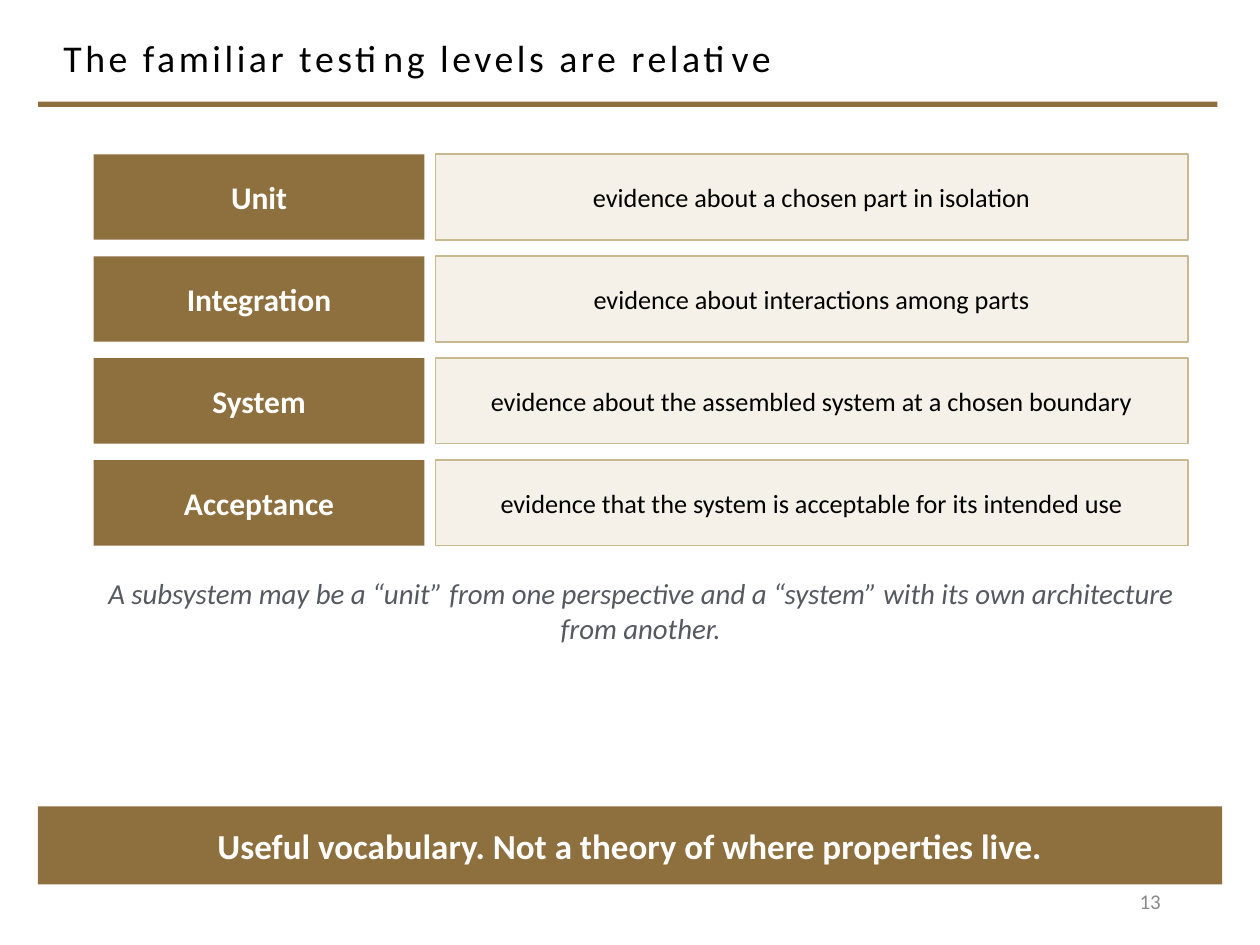
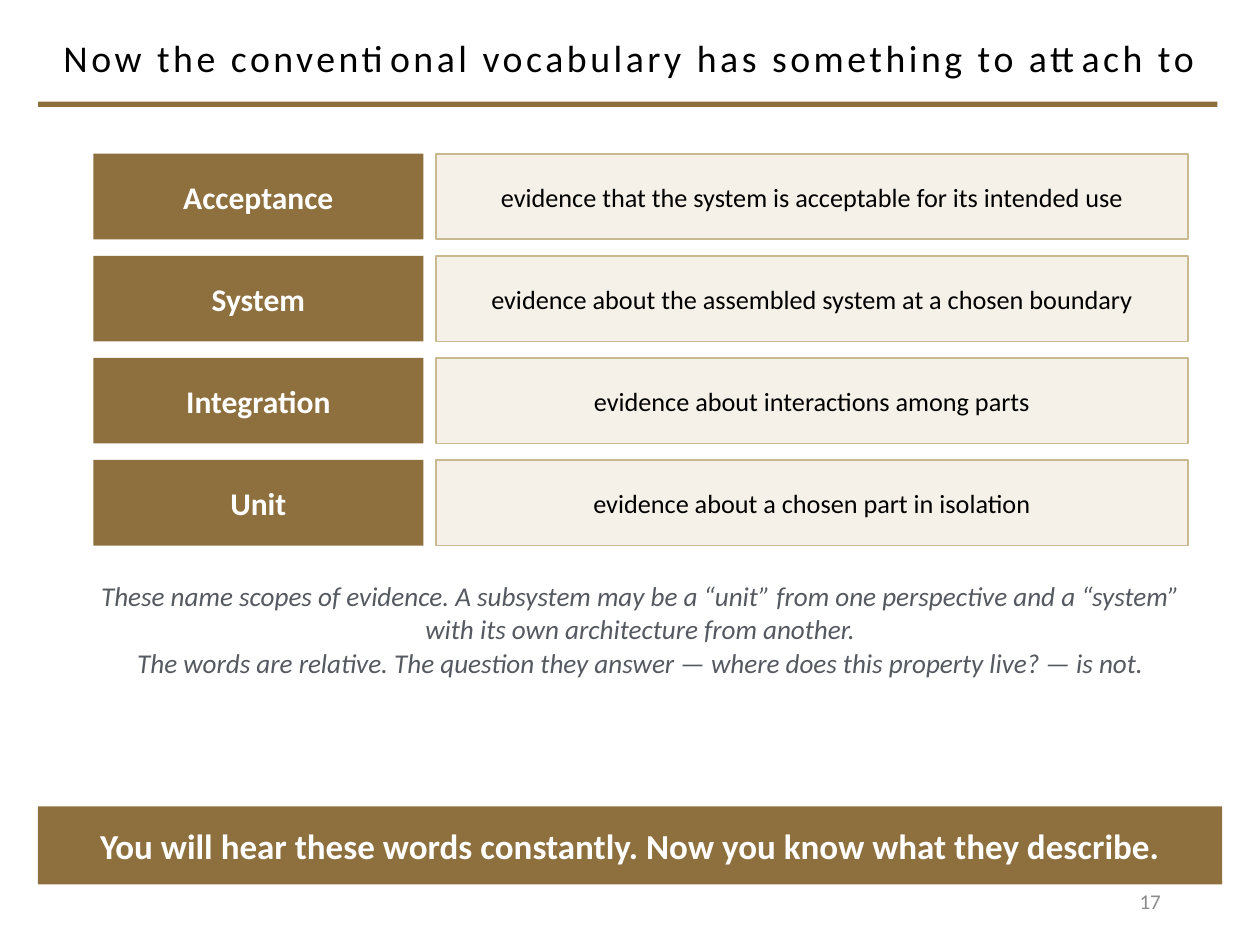
Before and after one commit to davisjam/model-based-agentic-software-engineering, a slide deck: slide 17 of course/lectures/act-1-foundations/08-validation/1-8-Validation.pptx (slide 13 before the commit). Drawn at 1260x945 pixels with LibreOffice and Linux fonts; fonts in the diff are those of the drawing; background and template pictures are left out. Boxes give left, top, right and bottom in pixels: in the first picture for what was removed or moved away, otherwise in the second. Text is boxed around its words. In the diff, an @@ line names an element or a change of style, - is before the commit and + after.

Commit message:
course(validation deck): §1–3 restructure — derive the V from specification, rebuild §3 around four evidence mechanisms

```diff
--- a/course/lectures/act-1-foundations/08-validation/1-8-Validation.pptx
+++ b/course/lectures/act-1-foundations/08-validation/1-8-Validation.pptx
@@ title at (63, 45, 1194, 79): text changed @@
-The familiar testing levels are relative
+Now the conventional vocabulary has something to attach to
@@ text in rectangle at (183, 188, 333, 214): text changed @@
-Unit
+Acceptance
@@ text in rectangle at (501, 188, 1122, 212): text changed @@
-evidence about a chosen part in isolation
+evidence that the system is acceptable for its intended use
@@ rectangle "System": place and size @@
-rectangle "System" at (93, 358, 423, 444)
+rectangle "System" at (93, 256, 423, 341)
@@ rectangle "evidence about the assembled system ...": place and size @@
-rectangle "evidence about the assembled system ..." at (436, 358, 1188, 444)
+rectangle "evidence about the assembled system ..." at (436, 256, 1188, 341)
@@ rectangle "Integration": place and size @@
-rectangle "Integration" at (93, 256, 423, 341)
+rectangle "Integration" at (93, 358, 423, 444)
@@ rectangle "evidence about interactions among parts": place and size @@
-rectangle "evidence about interactions among parts" at (436, 256, 1188, 341)
+rectangle "evidence about interactions among parts" at (436, 358, 1188, 444)
@@ text in rectangle at (230, 493, 286, 515): text changed @@
-Acceptance
+Unit
@@ text in rectangle at (593, 494, 1030, 518): text changed @@
-evidence that the system is acceptable for its intended use
+evidence about a chosen part in isolation
@@ text at (101, 586, 1179, 678): text changed; size 16.5 to 15.5 pt @@
-A subsystem may be a “unit” from one perspective and a “system” with its own architecture from another.
+These name scopes of evidence. A subsystem may be a “unit” from one perspective and a “system” with its own architecture from another.
+The words are relative. The question they answer — where does this property live? — is not.
@@ text in rectangle at (100, 834, 1159, 865): text changed @@
-Useful vocabulary. Not a theory of where properties live.
+You will hear these words constantly. Now you know what they describe.
@@ page number at (1140, 895, 1161, 909): text changed @@
-13
+17
```
Also in this commit, not shown: 14 other slides changed, 13 slides added, 3 slides removed.
